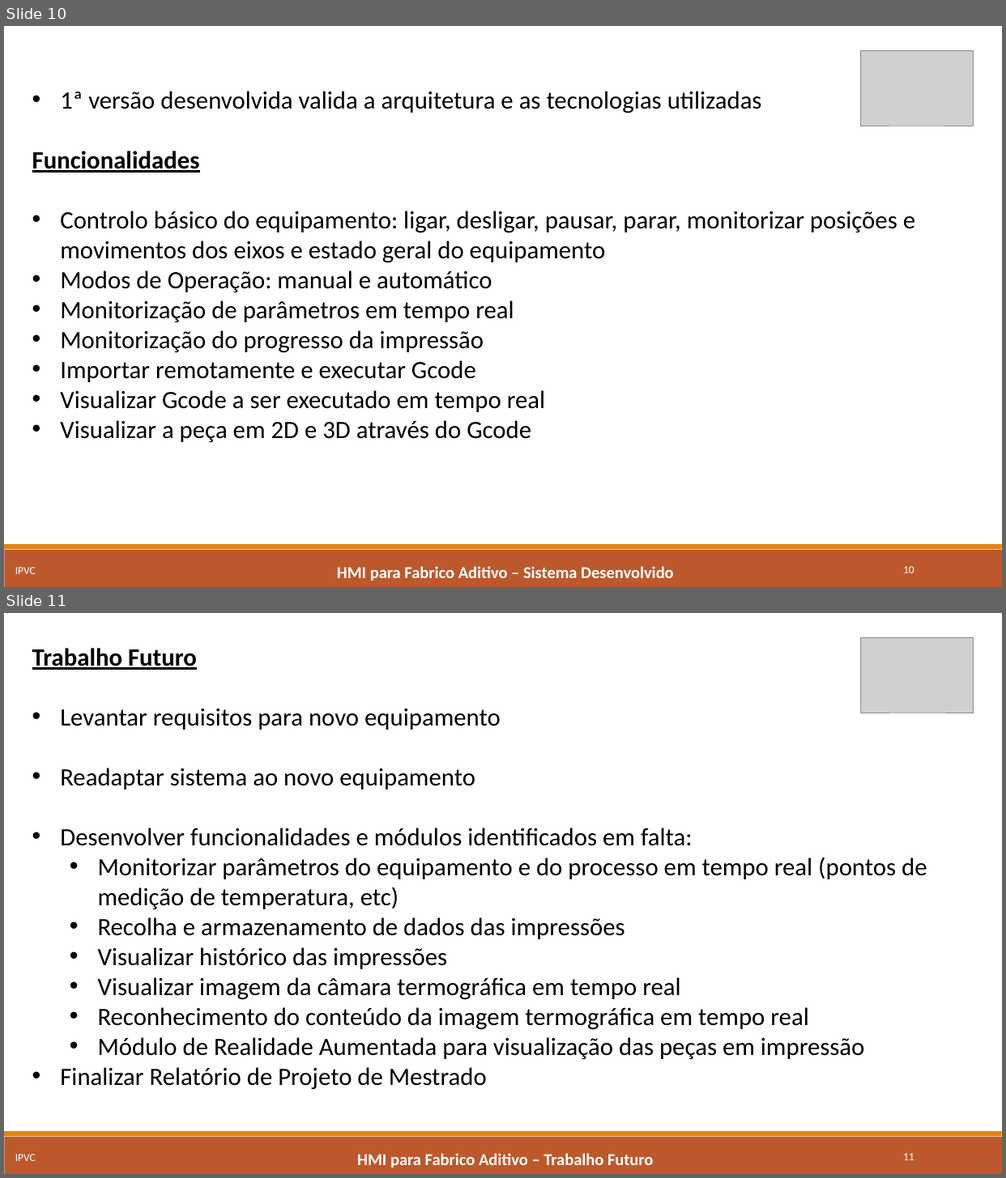
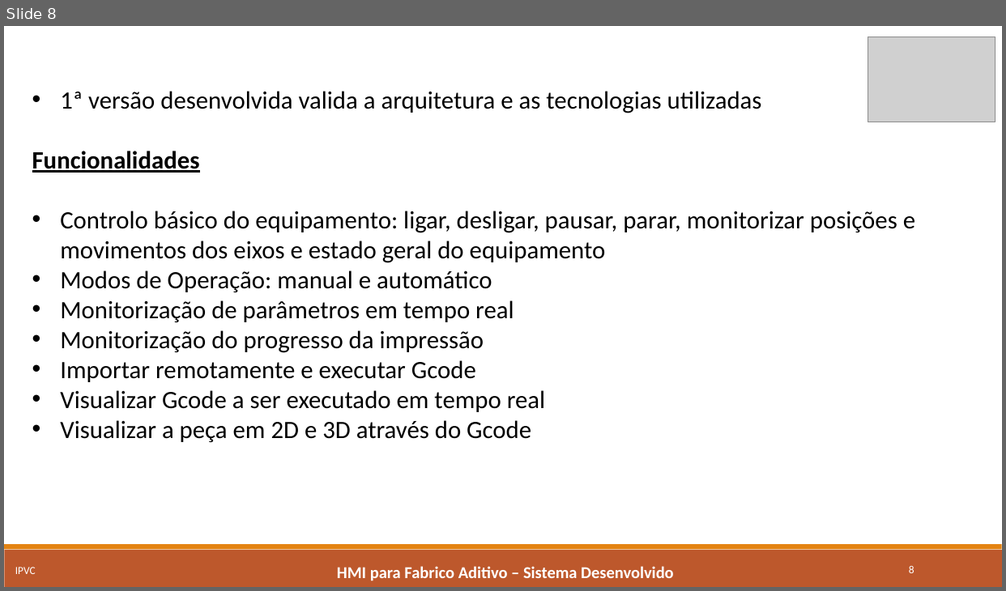
Before and after one commit to marcorlsrodrigues/projeto, a slide deck: Apresentacao_Final_MarcoRodrigues4652.pptx. Shown one above the other, each under a label of ours: slides 10 and 11 before the commit, slide 8 after it. The pictures are 1006x1178 and 1006x591 pixels, drawn with LibreOffice and Linux fonts; fonts in the diff are those of the drawing; grey boxes stand for pictures. Boxes give left, top, right and bottom in pixels: in the first picture for what was removed or moved away, otherwise in the second. Text is boxed around its words. In the diff, an @@ line names an element or a change of style, - is before the commit and + after.

```diff
--- a/Apresentacao_Final_MarcoRodrigues4652.pptx
+++ b/Apresentacao_Final_MarcoRodrigues4652.pptx
@@ slide 11 removed at [4, 613, 1002, 1174], background #FFFFFF; not listed: 2 template elements that a slide beside it also shows @@
@@ text removed at [32, 648, 927, 1090] @@
-Trabalho Futuro
-• Levantar requisitos para novo equipamento
-• Readaptar sistema ao novo equipamento
-• Desenvolver funcionalidades e módulos identificados em falta:
-  • Monitorizar parâmetros do equipamento e do processo em tempo real (pontos de medição de temperatura, etc)
-  • Recolha e armazenamento de dados das impressões
-  • Visualizar histórico das impressões
-  • Visualizar imagem da câmara termográfica em tempo real
-  • Reconhecimento do conteúdo da imagem termográfica em tempo real
-  • Módulo de Realidade Aumentada para visualização das peças em impressão
-• Finalizar Relatório de Projeto de Mestrado
@@ picture removed at [861, 637, 974, 713] @@
@@ text removed at [15, 1154, 36, 1161] @@
-IPVC
@@ text removed at [357, 1153, 653, 1169] @@
-HMI para Fabrico Aditivo – Trabalho Futuro
@@ page number removed at [903, 1153, 914, 1161] @@
-11
@@ what was slide 10 is now slide 8 @@
@@ slide 8 changed as well @@
@@ picture: place and size @@
-picture at [861, 50, 974, 126]
+picture at [868, 37, 995, 122]
@@ page number at [909, 566, 914, 574]: text changed @@
-10
+8
```
Also in this commit, not shown: 11 other slides changed, 14 slides added.
